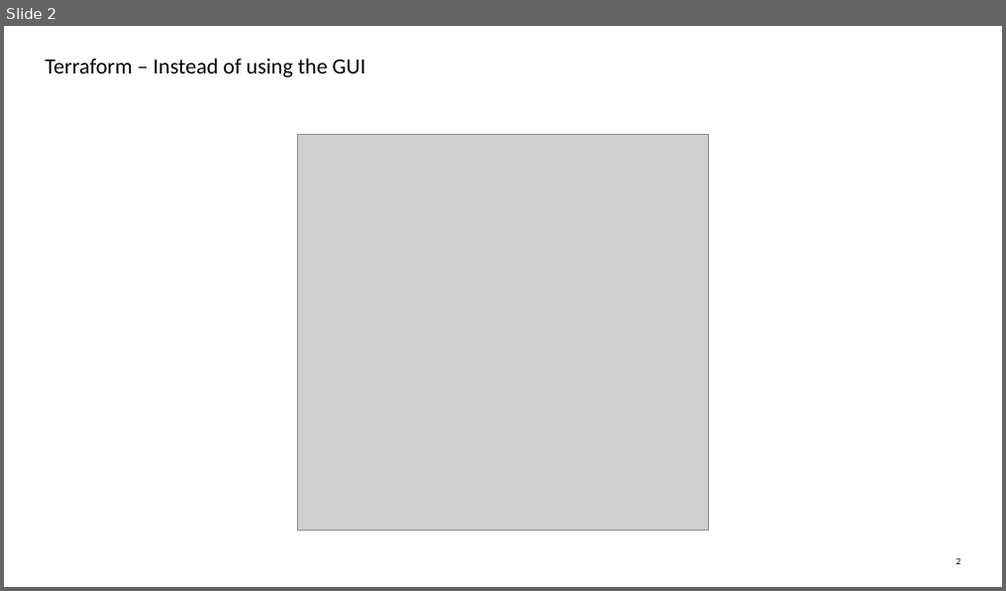
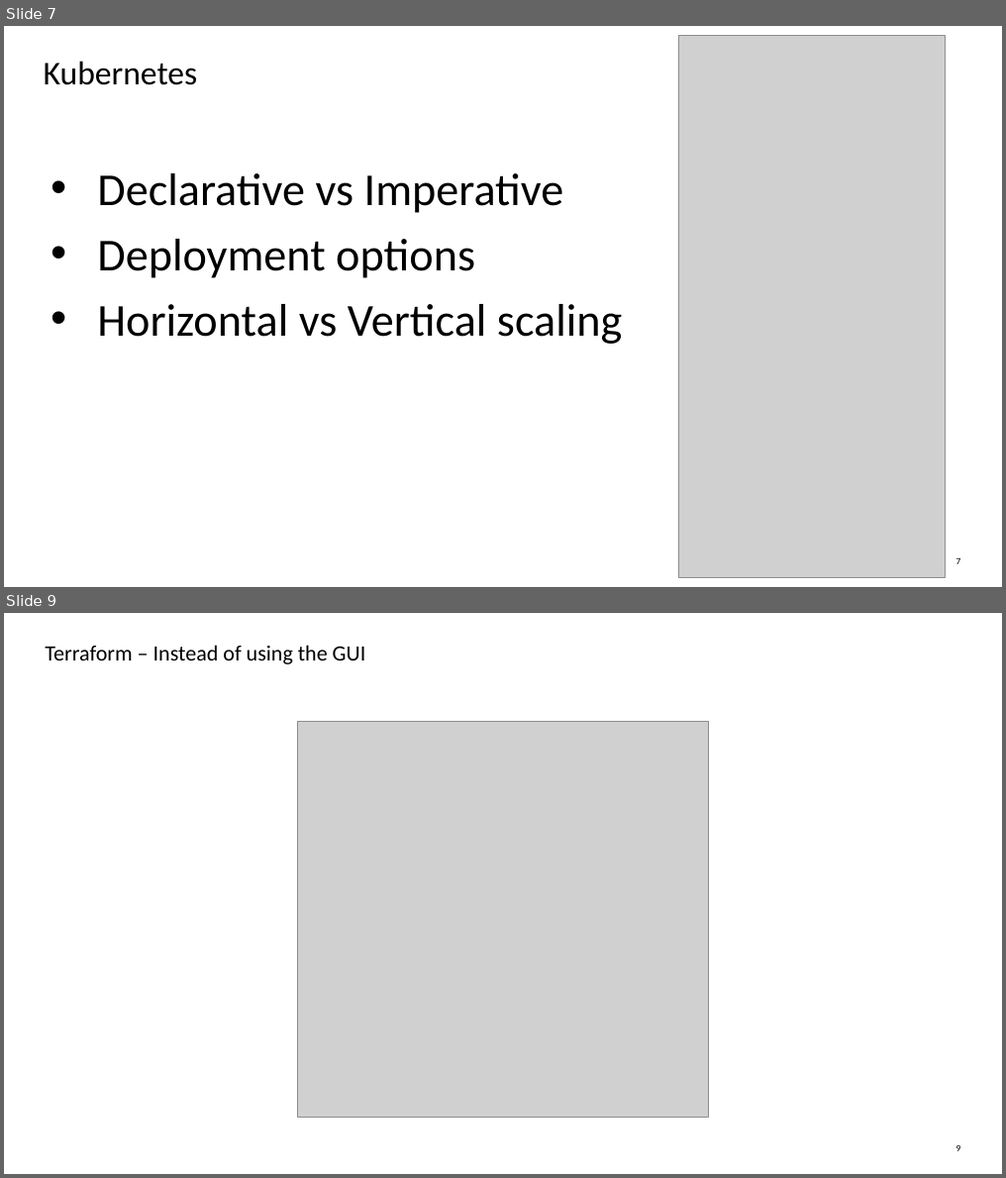
Before and after one commit to jbb10/Robopizza, a slide deck: Microservices from the ground up.pptx. Shown one above the other, each under a label of ours: slide 2 before the commit, slides 7 and 9 after it; the slides between them are not shown. The pictures are 1006x591 and 1006x1178 pixels, drawn with LibreOffice and Linux fonts; fonts in the diff are those of the drawing; grey boxes stand for pictures. Boxes give left, top, right and bottom in pixels: in the first picture for what was removed or moved away, otherwise in the second. Text is boxed around its words. In the diff, an @@ line names an element or a change of style, - is before the commit and + after.

```diff
--- a/Microservices from the ground up.pptx
+++ b/Microservices from the ground up.pptx
@@ slide 7 added at box(4, 26, 1002, 587), background #FFFFFF; not listed: 1 template element that a slide beside it also shows @@
@@ picture added at box(679, 36, 945, 577) @@
@@ text added at box(44, 61, 198, 85), 32 pt, text #000000 @@
+Kubernetes
@@ text added at box(97, 174, 622, 344), 44 pt, text #000000 @@
+• Declarative vs Imperative
+• Deployment options
+• Horizontal vs Vertical scaling
@@ what was slide 2 is now slide 9 @@
@@ page number at box(956, 1146, 961, 1152): text changed @@
-2
+9
```
Also in this commit, not shown: 1 slide changed, 5 other slides added, 1 other file.
